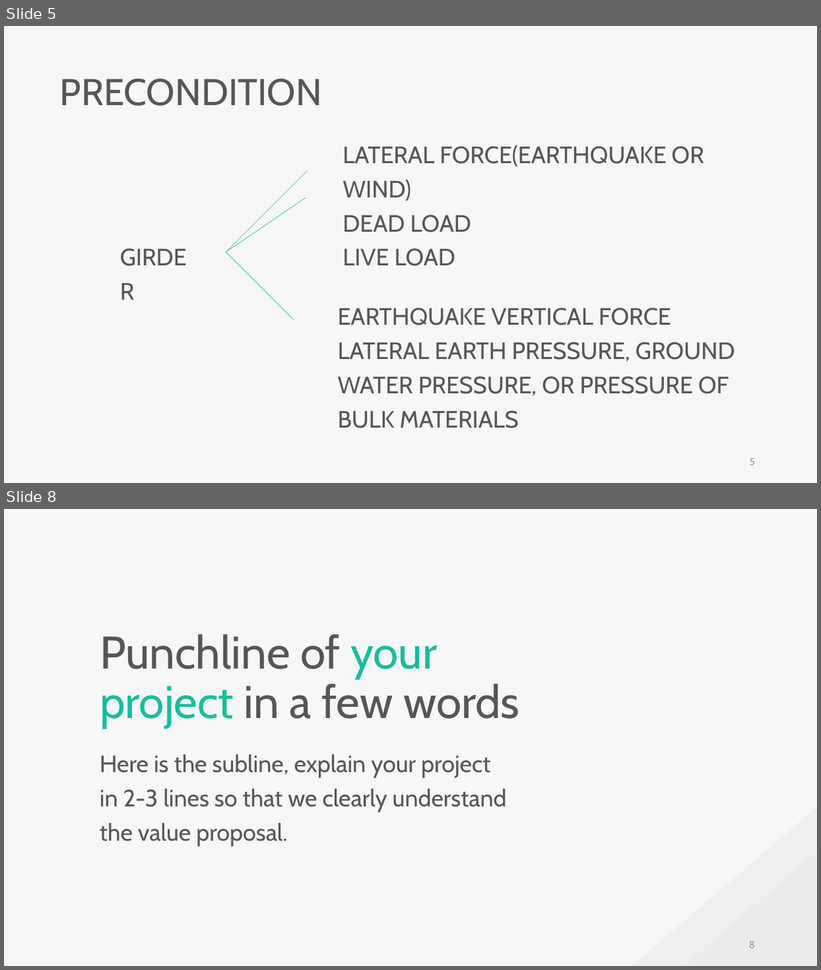
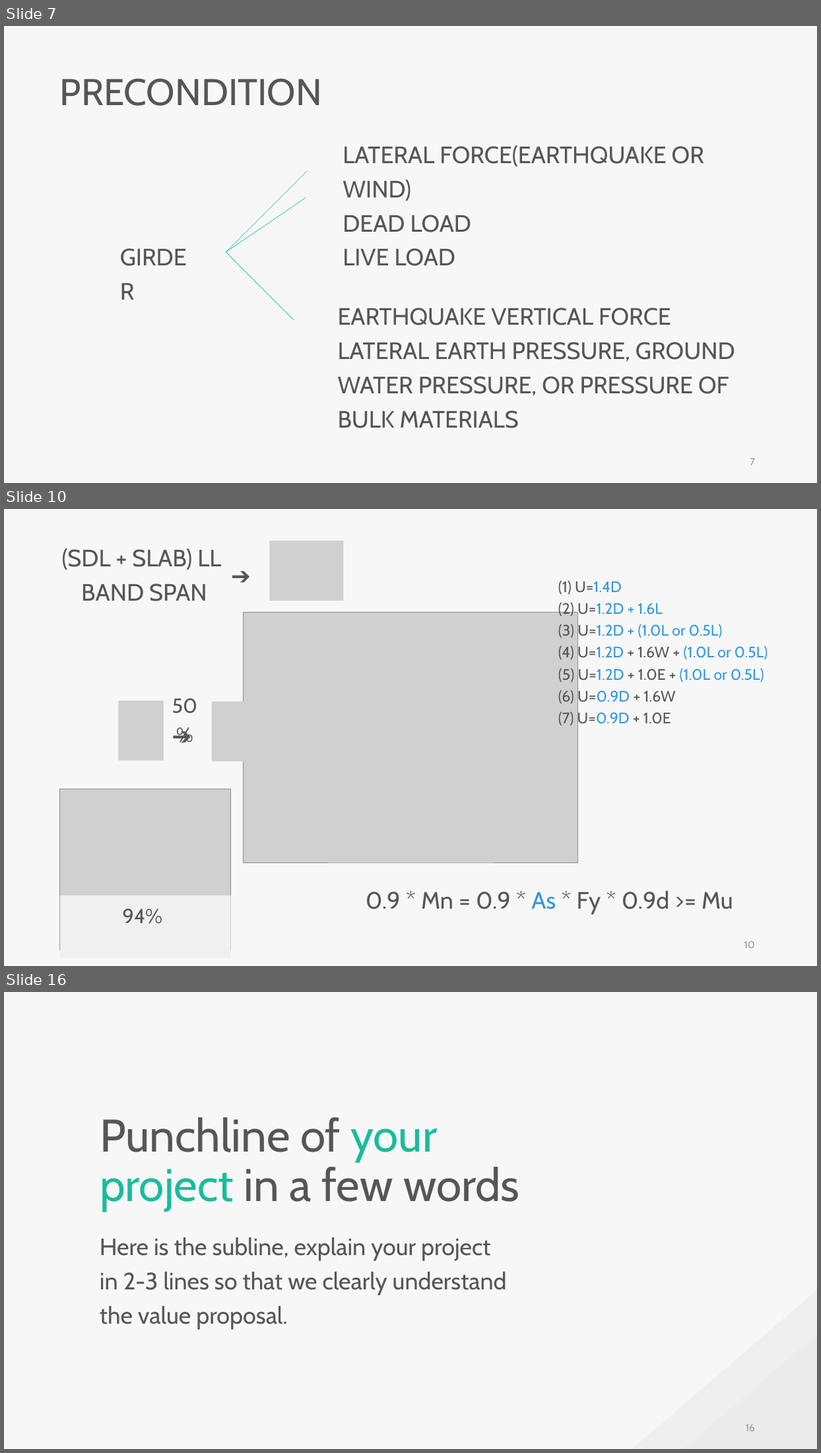
Before and after one commit to skyran1278/VbaProject, a slide deck: 20180126_SmartSplice/20180920_Meeting/20180920 Meeting.pptx. Shown one above the other, each under a label of ours: slides 5 and 8 before the commit, slides 7, 10 and 16 after it; the slides between them are not shown. The pictures are 821x970 and 821x1453 pixels, drawn with LibreOffice and Linux fonts; fonts in the diff are those of the drawing; grey boxes stand for pictures. Boxes give left, top, right and bottom in pixels: in the first picture for what was removed or moved away, otherwise in the second. Text is boxed around its words. In the diff, an @@ line names an element or a change of style, - is before the commit and + after.

```diff
--- a/20180126_SmartSplice/20180920_Meeting/20180920 Meeting.pptx
+++ b/20180126_SmartSplice/20180920_Meeting/20180920 Meeting.pptx
@@ slide 10 added at <box>4,509,817,966</box>, background #F7F7F7 @@
@@ picture added at <box>269,541,343,601</box> @@
@@ text added at <box>62,549,221,601</box>, 28 pt, text #565656 @@
+(SDL + SLAB) LL
+BAND SPAN
@@ text added at <box>231,552,263,589</box>, 28 pt, text #565656 @@
+➔
@@ text added at <box>558,580,768,727</box>, 18 pt, text #3498DB @@
+(1) U=1.4D
+(2) U=1.2D + 1.6L
+(3) U=1.2D + (1.0L or 0.5L)
+(4) U=1.2D + 1.6W + (1.0L or 0.5L)
+(5) U=1.2D + 1.0E + (1.0L or 0.5L)
+(6) U=0.9D + 1.6W
+(7) U=0.9D + 1.0E
@@ picture added at <box>244,613,578,863</box> @@
@@ picture added at <box>119,700,164,760</box> @@
@@ text added at <box>172,698,198,714</box>, 24 pt, text #565656 @@
+50%
@@ picture added at <box>212,702,257,762</box> @@
@@ text added at <box>172,713,203,750</box>, 28 pt, text #565656 @@
+➔
@@ picture added at <box>60,789,231,951</box> @@
@@ rectangle added at <box>60,896,231,958</box>, fill #F0F0F0, 24 pt, text #565656 @@
+94%
@@ text added at <box>366,891,733,915</box>, 28 pt, text #565656 @@
+0.9 * Mn = 0.9 * As * Fy * 0.9d >= Mu
@@ page number added at <box>745,941,755,949</box>, 12 pt, text #9A9A9A @@
+10
@@ what was slide 5 is now slide 7 @@
@@ page number at <box>750,458,755,466</box>: text changed @@
-5
+7
@@ what was slide 8 is now slide 16 @@
@@ page number at <box>746,1424,755,1432</box>: text changed @@
-8
+16
```
Also in this commit, not shown: 5 slides changed, 7 other slides added, 3 other files.
